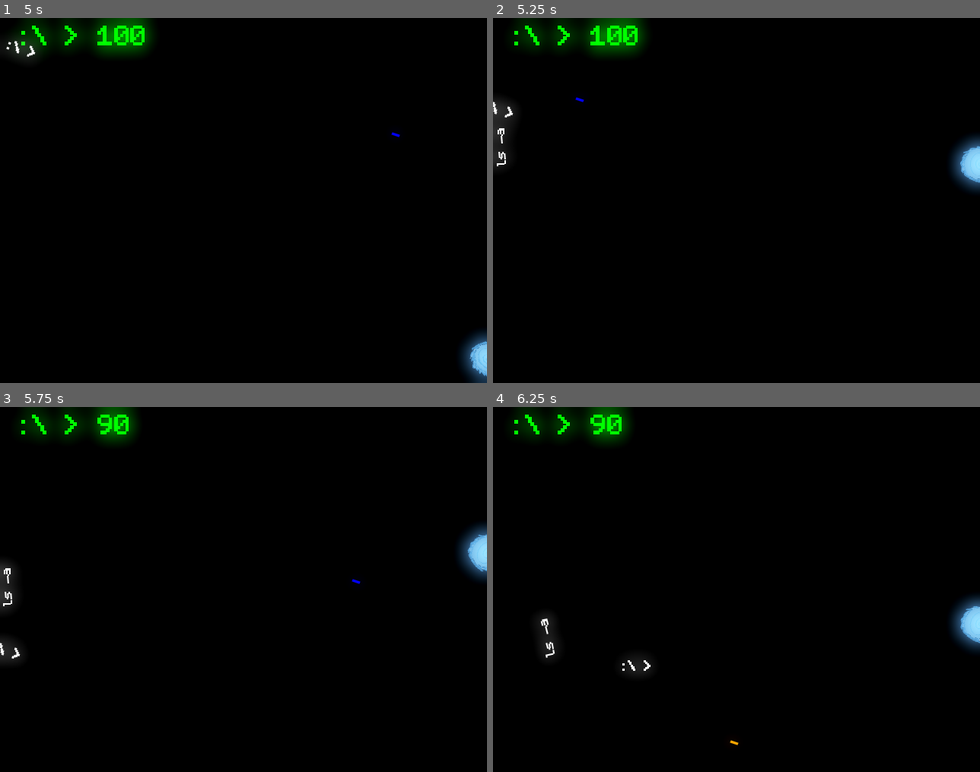
Above: before the commit, frames 1-4 (two rows, left to right).
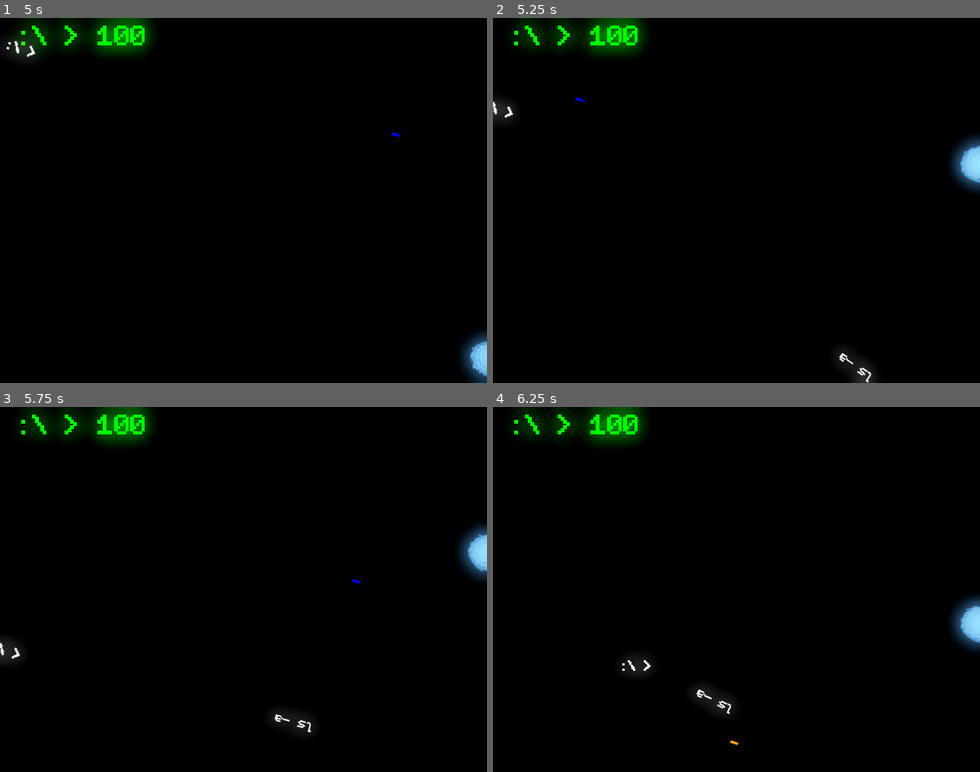
Above: after the commit, the same moments.

Repository: ThePangel/Bashr
Game: Godot game, scene res://Terminaltscn.tscn
The game is run twice, just before and just after one commit, with the same random seed, the same clock (stepped at 60 frames per second) and the same inputs. This scene is started directly instead of the project's main scene.
Inputs:
- Up to frame 1 (5 s): tap Enter at 0.5, 2.3, 2.85 s; hold Right (ui_right) 0.53-1.28 s; tap A (A) at 0.6, 3.05, 3.6 s; tap D (D) at 0.8, 1.35, 3.8, 4.35 s; hold Down (ui_down) 1.28-2.03 s; tap S (S) at 1.55, 2.1, 4.55 s; hold Right (ui_right) 2.03-2.78 s; hold Up (ui_up) 2.78-3.53 s; hold Left (ui_left) from 3.53 s (still down)
- Up to frame 2 (5.25 s): release Left (ui_left) at 5.03 s; hold Down (ui_down) from 5.03 s (still down); tap S (S) at 5.1 s
- Up to frame 3 (5.75 s): keep holding Down (ui_down); tap Enter at 5.3 s
- Up to frame 4 (6.25 s): release Down (ui_down) at 5.78 s; hold Right (ui_right) from 5.78 s (still down); tap W (W) at 5.85 s; tap A (A) at 6.05 s

Frame 1 is identical in both runs. In frame 2, 0.5% of the frame differs, in the area x 0-79%, y 28-100%; in frame 3, 1.0%, in the area x 0-64%, y 0-90%; in frame 4, 1.0%.

Commit message:
new enemy

Diff:
--- a/BattleScreen.gd
+++ b/BattleScreen.gd
@@ -1,5 +1,6 @@
 extends Node2D
 const lsEnemy = preload("res://lsEnemy.tscn")
+const nanoEnemy = preload("res://nanoEnemy.tscn")
 const player = preload("res://player.tscn")
 
 func _ready() -> void:
@@ -8,15 +9,25 @@
 	await get_tree().create_timer(5).timeout
 	for n in range(10):
 		var ls = lsEnemy.instantiate()
+		ls.global_position = getStartingPos()
 		get_tree().get_current_scene().add_child(ls)
-		match randi_range(0, 3):
-			0:
-				ls.global_position = Vector2(randi_range(0, 640), 10)
-			1:
-				ls.global_position = Vector2(-10, randi_range(0, 480))
-			2:
-				ls.global_position = Vector2(randi_range(0, 640), -10)
-			3:
-				ls.global_position = Vector2(10, randi_range(0, 480))
+
+		if n > 5:
+			for j in range(8):
+				var nano = nanoEnemy.instantiate()
+				nano.global_position = getStartingPos()
+				get_tree().get_current_scene().add_child(nano)
 
 		await get_tree().create_timer(5).timeout
+
+func getStartingPos() -> Vector2:
+	match randi_range(0, 3):
+				0:
+					return Vector2(randi_range(0, 640), -10)
+				1:
+					return Vector2(650, randi_range(0, 480))
+				2:
+					return Vector2(randi_range(0, 640), 490)
+				3:
+					return Vector2(-10, randi_range(0, 480))
+	return Vector2.ZERO
--- a/lsEnemy.gd
+++ b/lsEnemy.gd
@@ -8,7 +8,7 @@
 func _physics_process(delta: float) -> void:
 	var player = get_parent().get_node("Player")
 	var direction = (player.global_position - global_position).normalized()
-	look_at(player.global_position.normalized())
+	look_at(player.global_position)
 	global_position += direction * delta * 200
 
 
--- /dev/null
+++ b/nanoEnemy.gd
@@ -0,0 +1,19 @@
+extends Area2D
+var launchDirection: Vector2 = Vector2.ZERO
+
+func _ready() -> void:
+	var player = get_parent().get_node("Player")
+	look_at(player.global_position)
+	launchDirection = (player.global_position - global_position).normalized()
+
+func _on_body_entered(_body: Node2D) -> void:
+	Global.health -= 10
+	emit_signal("health_changed", Global.health)
+	queue_free()
+
+func _physics_process(delta: float) -> void:
+	if launchDirection == Vector2.ZERO:
+		return
+	position += launchDirection * 500 * delta
+	if position.x >= 640 or position.y >= 480 or position.x <= -10 or position.y <= -10:
+		queue_free()
--- /dev/null
+++ b/nanoEnemy.tscn
@@ -0,0 +1,28 @@
+[gd_scene load_steps=4 format=3 uid="uid://buj0nd0l0rm48"]
+
+[ext_resource type="Script" uid="uid://dm3gn6w8th0tc" path="res://nanoEnemy.gd" id="1_2o2ao"]
+[ext_resource type="FontFile" uid="uid://brcq3iqboltui" path="res://Fonts/PixelCode-Bold.ttf" id="2_7ot1w"]
+
+[sub_resource type="RectangleShape2D" id="RectangleShape2D_3lilt"]
+size = Vector2(64.5, 17)
+
+[node name="Area2D" type="Area2D"]
+script = ExtResource("1_2o2ao")
+
+[node name="Label" type="Label" parent="."]
+offset_left = -32.0
+offset_top = -19.0
+offset_right = 32.0
+offset_bottom = 14.0
+pivot_offset = Vector2(26, 11)
+theme_override_colors/font_color = Color(1, 1, 0, 1)
+theme_override_fonts/font = ExtResource("2_7ot1w")
+theme_override_font_sizes/font_size = 24
+text = "nano"
+metadata/_edit_use_anchors_ = true
+
+[node name="CollisionShape2D" type="CollisionShape2D" parent="."]
+position = Vector2(-0.25, 0.5)
+shape = SubResource("RectangleShape2D_3lilt")
+
+[connection signal="body_entered" from="." to="." method="_on_body_entered"]
--- a/playerBullet.gd
+++ b/playerBullet.gd
@@ -4,5 +4,5 @@
 
 func _physics_process(delta):
 	position += transform.x * speed * delta
-	if position.x >= 640 or position.y >= 480:
+	if position.x >= 640 or position.y >= 480 and position.x <= 0 or position.y <= 0:
 		queue_free()
Not shown, added: nanoEnemy.gd.uid
